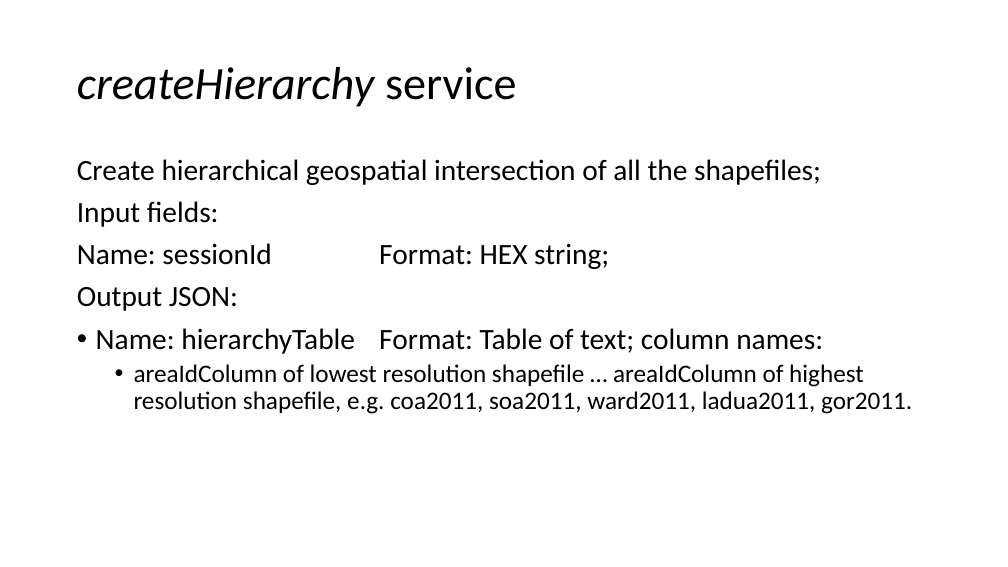
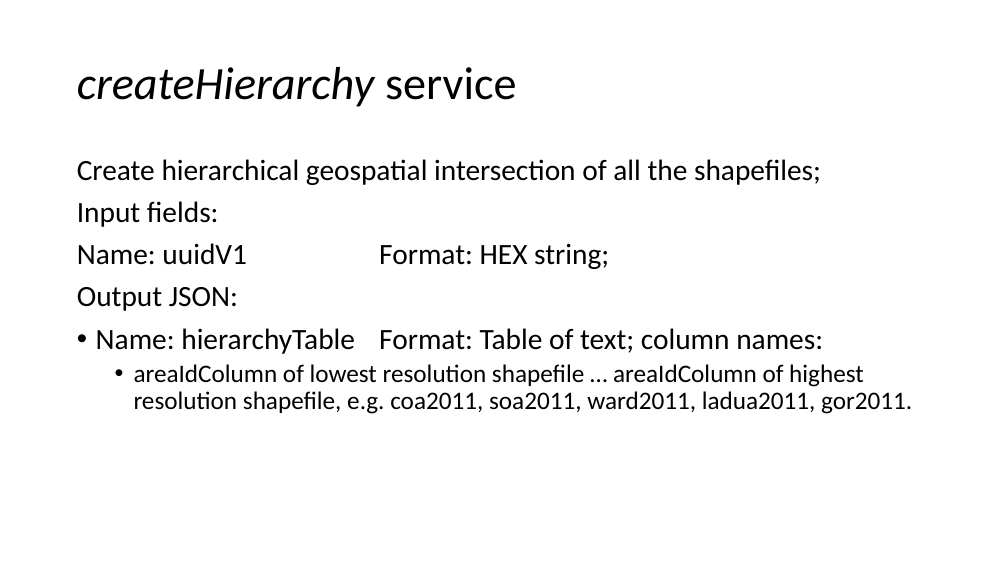
Before and after one commit to smallAreaHealthStatisticsUnit/rapidInquiryFacility, a slide deck: slide 29 of rifNodeServices/NodeGeoSpatialServices.pptx. Drawn at 1008x567 pixels with LibreOffice and Linux fonts; fonts in the diff are those of the drawing. Boxes give left, top, right and bottom in pixels: in the first picture for what was removed or moved away, otherwise in the second. Text is boxed around its words. In the diff, an @@ line names an element or a change of style, - is before the commit and + after.

```diff
--- a/rifNodeServices/NodeGeoSpatialServices.pptx
+++ b/rifNodeServices/NodeGeoSpatialServices.pptx
@@ text at (77, 243, 609, 269): text changed @@
-Name: sessionId Format: HEX string;
+Name: uuidV1 Format: HEX string;
```
Also in this commit, not shown: 8 other slides changed, 4 other files.
